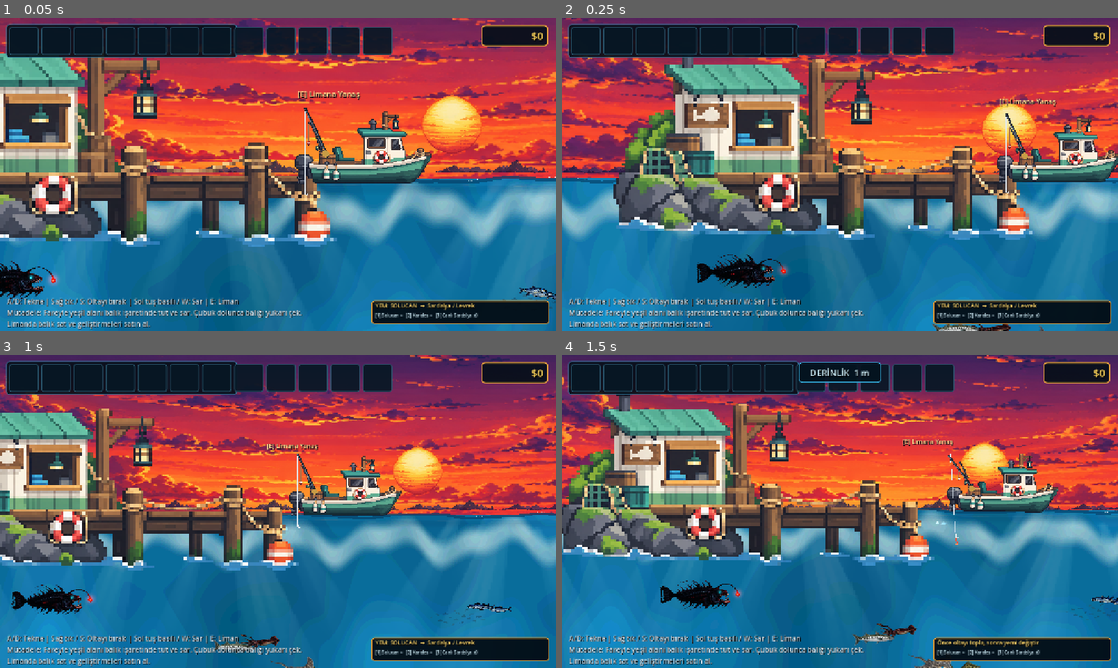
Above: before the commit, frames 1-4 (two rows, left to right).
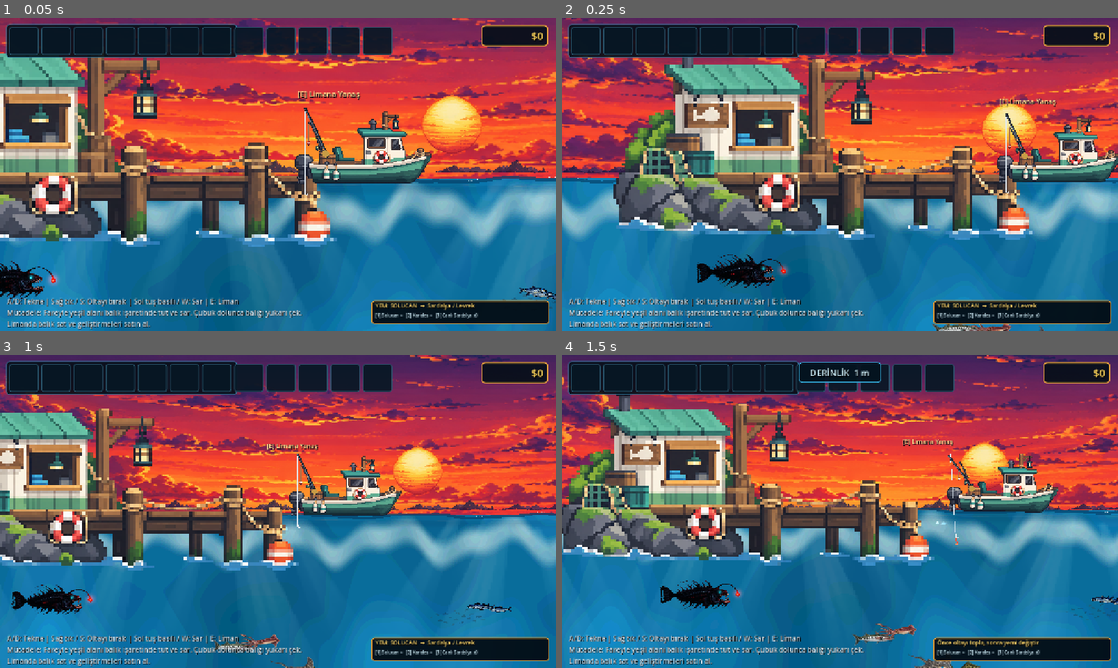
Above: after the commit, the same moments.

Repository: mirackayademir/TinyFisher
Game: Godot game, scene res://scenes/world.tscn
The game is run twice, just before and just after one commit, with the same random seed, the same clock (stepped at 60 frames per second) and the same inputs.
Inputs (mouse positions are in pixels of both pictures, inside the frame that each line leads up to):
- Up to frame 1 (0.05 s): no input
- Up to frame 2 (0.25 s): no input
- Up to frame 3 (1 s): tap Enter at 0.5 s; move the mouse to (400, 495) at 0.52 s; hold D (move_right) from 0.53 s (still down); tap E (dock) at 0.6 s; click (400, 495) at 0.67 s
- Up to frame 4 (1.5 s): move the mouse to (728, 527) at 1.27 s; release D (move_right) at 1.28 s; hold S from 1.28 s (still down); tap 1 at 1.35 s

Frame 1 is identical in both runs. In frame 2, 0.1% of the frame differs, in the area x 72-81%, y 97-100%; in frame 3, 0.2%; in frame 4, 0.2%, in the area x 56-64%, y 85-92%.

Commit message:
Add realistic Squid mantle and jet animation

Diff:
--- a/scenes/fish.gd
+++ b/scenes/fish.gd
@@ -61,6 +61,7 @@
 var rig_moray_front_body: Node2D
 var rig_moray_mesh: MeshInstance2D
 var rig_ray_mesh: MeshInstance2D
+var rig_squid_mesh: MeshInstance2D
 var rig_sea_devil_mesh: MeshInstance2D
 var rig_sea_glow_1: Polygon2D
 var rig_sea_glow_2: Polygon2D
@@ -640,6 +641,7 @@
 	rig_moray_front_body = null
 	rig_moray_mesh = null
 	rig_ray_mesh = null
+	rig_squid_mesh = null
 	rig_sea_devil_mesh = null
 	rig_sea_glow_1 = null
 	rig_sea_glow_2 = null
@@ -649,7 +651,7 @@
 	rig_time = 0.0
 
 	# Wave-1 animasyonlarını tek tek ekliyoruz.
-	if fish_type not in ["Barakuda", "Müren", "Vatoz", "Deniz Şeytanı"] or fish_sprite.texture == null:
+	if fish_type not in ["Barakuda", "Müren", "Vatoz", "Deniz Şeytanı", "Kalamar"] or fish_sprite.texture == null:
 		return
 
 	rig_texture_size = fish_sprite.texture.get_size()
@@ -683,6 +685,10 @@
 		rig_sea_devil_mesh = _create_sea_devil_mesh()
 		_setup_sea_devil_face_details()
 		_setup_sea_devil_glows()
+	elif fish_type == "Kalamar":
+		# Kalamarın ana itişi kuyruk sallamak değil, mantoyu kasıp suyu jet olarak atmaktır.
+		# Mesh manto kasılmasını, yüzgeç dalgasını ve gecikmeli tentakül akışını ayrı ayrı işler.
+		rig_squid_mesh = _create_squid_jet_mesh()
 
 	fish_sprite.visible = false
 	_update_rig_direction()
@@ -958,6 +964,124 @@
 	return mesh_instance
 
 
+func _create_squid_jet_mesh() -> MeshInstance2D:
+	var mesh_instance := MeshInstance2D.new()
+	mesh_instance.name = "SquidJetBodyMesh"
+	mesh_instance.z_index = 4
+	articulated_rig.add_child(mesh_instance)
+
+	# İnce grid; manto sıkışması ve tentakül dalgası keskin kırılmadan akar.
+	var columns: int = 56
+	var rows: int = 16
+	var vertices := PackedVector2Array()
+	var uvs := PackedVector2Array()
+	var indices := PackedInt32Array()
+
+	for y_index in range(rows + 1):
+		var v: float = float(y_index) / float(rows)
+		var local_y: float = (v - 0.5) * rig_texture_size.y
+		for x_index in range(columns + 1):
+			var u: float = float(x_index) / float(columns)
+			var local_x: float = (u - 0.5) * rig_texture_size.x
+			vertices.append(Vector2(local_x, local_y))
+			uvs.append(Vector2(u, v))
+
+	for y_index in range(rows):
+		for x_index in range(columns):
+			var row_width: int = columns + 1
+			var a: int = y_index * row_width + x_index
+			var b: int = a + 1
+			var c_index: int = a + row_width
+			var d: int = c_index + 1
+			indices.append(a)
+			indices.append(c_index)
+			indices.append(b)
+			indices.append(b)
+			indices.append(c_index)
+			indices.append(d)
+
+	var arrays: Array = []
+	arrays.resize(Mesh.ARRAY_MAX)
+	arrays[Mesh.ARRAY_VERTEX] = vertices
+	arrays[Mesh.ARRAY_TEX_UV] = uvs
+	arrays[Mesh.ARRAY_INDEX] = indices
+
+	var mesh := ArrayMesh.new()
+	mesh.add_surface_from_arrays(Mesh.PRIMITIVE_TRIANGLES, arrays)
+	mesh_instance.mesh = mesh
+
+	var shader := Shader.new()
+	shader.code = """
+shader_type canvas_item;
+render_mode unshaded;
+
+uniform sampler2D fish_texture : source_color, filter_linear;
+uniform float motion_phase = 0.0;
+uniform float mantle_breath = 0.0;
+uniform float jet_power = 0.0;
+uniform float tentacle_amplitude = 5.0;
+uniform float fin_amplitude = 2.4;
+
+void vertex() {
+	// Kalamar yatay çizimde gövde/manto merkez-sol bölgede,
+	// baş ve kollar ön tarafta kabul edilir. Maskeler yumuşak tutulduğu için
+	// görselin kendi konturu korunur ve transparan alanlar etkilenmez.
+
+	// Manto: normalde yavaş solunumla genişleyip daralır.
+	// Jet anında dikey olarak sıkışırken uzun eksende çok hafif uzar.
+	float mantle_x = smoothstep(0.12, 0.25, UV.x) * (1.0 - smoothstep(0.53, 0.68, UV.x));
+	float center_dist = UV.y - 0.50;
+	float mantle_center = 1.0 - smoothstep(0.18, 0.47, abs(center_dist));
+	float mantle_mask = mantle_x * mantle_center;
+	float radial_dir = sign(center_dist);
+	float breath_amount = sin(motion_phase * 0.72) * 1.15 + mantle_breath * 1.35;
+	VERTEX.y += radial_dir * breath_amount * mantle_mask;
+	VERTEX.y -= radial_dir * jet_power * 5.2 * mantle_mask;
+	VERTEX.x += jet_power * 2.4 * mantle_mask;
+
+	// Manto yan yüzgeçleri ana itiş kaynağı değil; sakin yüzüşte küçük dalgalar üretir.
+	float fin_y = smoothstep(0.18, 0.38, abs(center_dist));
+	float fin_x = smoothstep(0.12, 0.24, UV.x) * (1.0 - smoothstep(0.48, 0.62, UV.x));
+	float fin_mask = fin_y * fin_x;
+	float fin_wave = sin(motion_phase * 1.12 + UV.x * 8.4 + UV.y * 4.0);
+	VERTEX.y += radial_dir * fin_wave * fin_amplitude * fin_mask;
+
+	// Kollar / tentaküller: gövdeden sonra gecikmeli bir akış dalgası.
+	// Jet sırasında su direnciyle daha geriye toplanıp dalga genliği biraz azalır.
+	float arm_x = smoothstep(0.48, 0.66, UV.x);
+	float arm_edge = smoothstep(0.08, 0.31, abs(center_dist));
+	float arm_mask = arm_x * (0.48 + arm_edge * 0.52);
+	float arm_wave_a = sin(motion_phase * 1.28 + UV.x * 10.8 + UV.y * 5.2);
+	float arm_wave_b = sin(motion_phase * 0.91 + UV.x * 15.0 - UV.y * 6.4 + 1.15);
+	float jet_arm_damp = mix(1.0, 0.48, jet_power);
+	VERTEX.y += (arm_wave_a * 0.72 + arm_wave_b * 0.28) * tentacle_amplitude * arm_mask * jet_arm_damp;
+
+	// Jet anında kollar eksen boyunca biraz daha düzleşip geriye uzar.
+	VERTEX.x += jet_power * 4.6 * arm_mask;
+
+	// Baş merkezi fazla oynamasın; yalnızca çok küçük canlılık hareketi.
+	float head_mask = smoothstep(0.42, 0.56, UV.x) * (1.0 - smoothstep(0.72, 0.84, UV.x));
+	VERTEX.y += sin(motion_phase * 0.63 + 0.8) * 0.45 * head_mask;
+}
+
+void fragment() {
+	vec4 tex = texture(fish_texture, UV);
+	COLOR = tex * COLOR;
+}
+"""
+
+	var material := ShaderMaterial.new()
+	material.shader = shader
+	material.set_shader_parameter("fish_texture", fish_sprite.texture)
+	material.set_shader_parameter("motion_phase", 0.0)
+	material.set_shader_parameter("mantle_breath", 0.0)
+	material.set_shader_parameter("jet_power", 0.0)
+	material.set_shader_parameter("tentacle_amplitude", 5.0)
+	material.set_shader_parameter("fin_amplitude", 2.4)
+	mesh_instance.material = material
+	return mesh_instance
+
+
 func _create_sea_devil_mesh() -> MeshInstance2D:
 	var mesh_instance := MeshInstance2D.new()
 	mesh_instance.name = "SeaDevilHeavyBodyMesh"
@@ -1203,6 +1327,8 @@
 			_update_ray_rig(delta, speed_ratio)
 		"Deniz Şeytanı":
 			_update_sea_devil_rig(delta, speed_ratio)
+		"Kalamar":
+			_update_squid_rig(delta, speed_ratio)
 
 
 func _update_barracuda_rig(delta: float, speed_ratio: float) -> void:
@@ -1370,6 +1496,47 @@
 		rig_jaw.default_color.a = 0.68 if was_dashing else lerpf(0.38, 0.54, breath)
 
 	_update_sea_devil_glows(phase)
+	_update_rig_direction()
+
+
+func _update_squid_rig(delta: float, speed_ratio: float) -> void:
+	if rig_squid_mesh == null:
+		return
+
+	var speed_factor: float = clampf(speed_ratio, 0.30, 3.0)
+	rig_time += delta
+
+	# Normal yüzüşte yumuşak manto nefesi; jet anında kısa ve sert kasılma.
+	var base_rate: float = lerpf(1.15, 1.72, clampf(speed_factor / 2.4, 0.0, 1.0))
+	var phase: float = rig_time * base_rate * 2.05 + swim_phase
+	var breath: float = (sin(rig_time * 1.18 + swim_phase) + 1.0) * 0.5
+
+	# Behavior sistemi jet darbelerinde was_dashing=true veriyor.
+	# Yumuşak easing için jet gücü sinüs darbesiyle şekillendirilir.
+	var jet_power: float = 0.0
+	if was_dashing:
+		jet_power = 0.78 + 0.22 * absf(sin(rig_time * 6.2 + swim_phase))
+
+	var squid_material: ShaderMaterial = rig_squid_mesh.material as ShaderMaterial
+	if squid_material != null:
+		var tentacle_amount: float = lerpf(4.2, 6.4, clampf(speed_factor / 2.5, 0.0, 1.0))
+		var fin_amount: float = lerpf(1.8, 3.0, clampf(speed_factor / 2.2, 0.0, 1.0))
+		if was_dashing:
+			tentacle_amount *= 0.82
+			fin_amount *= 0.72
+
+		squid_material.set_shader_parameter("motion_phase", phase)
+		squid_material.set_shader_parameter("mantle_breath", breath)
+		squid_material.set_shader_parameter("jet_power", jet_power)
+		squid_material.set_shader_parameter("tentacle_amplitude", tentacle_amount)
+		squid_material.set_shader_parameter("fin_amplitude", fin_amount)
+
+	# Jet vurunca balığın tamamı çok kısa öne eğilir; normalde neredeyse düz süzülür.
+	var jet_tilt: float = deg_to_rad(-1.6) * jet_power
+	var calm_tilt: float = sin(rig_time * 0.74 + swim_phase) * deg_to_rad(0.18)
+	articulated_rig.rotation += jet_tilt + calm_tilt
+	articulated_rig.position.y = sin(rig_time * 0.82 + swim_phase) * (0.45 if not was_dashing else 0.22)
+
 	_update_rig_direction()
 
 
@@ -1565,4 +1732,9 @@
 			var sea_reset_material: ShaderMaterial = rig_sea_devil_mesh.material as ShaderMaterial
 			if sea_reset_material != null:
 				sea_reset_material.set_shader_parameter("swim_phase", 0.0)
+		if rig_squid_mesh != null:
+			var squid_reset_material: ShaderMaterial = rig_squid_mesh.material as ShaderMaterial
+			if squid_reset_material != null:
+				squid_reset_material.set_shader_parameter("motion_phase", 0.0)
+				squid_reset_material.set_shader_parameter("jet_power", 0.0)
 		_update_rig_direction()
